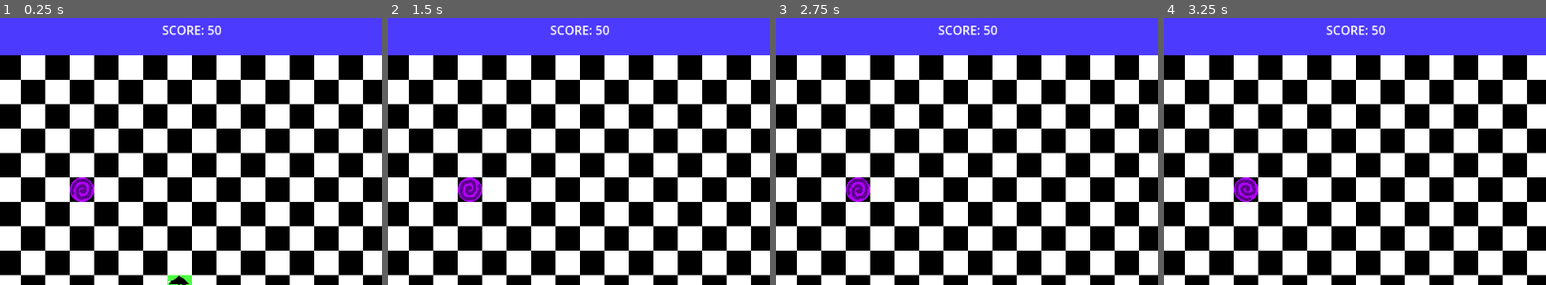
Above: before the commit, frames 1-4 (left to right).
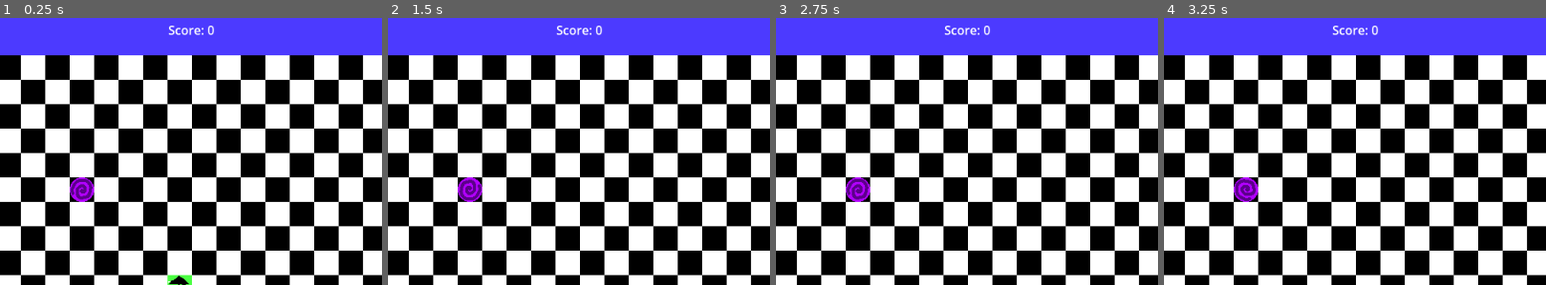
Above: after the commit, the same moments.

Repository: CWmain/looper
Game: Godot game, scene res://Scene/main.tscn
Same seed, same stepped clock (60 frames per second), same inputs: the game is played once before the commit and once after it.
Inputs:
- Up to frame 1 (0.25 s): no input
- Up to frame 2 (1.5 s): tap Enter at 0.5 s; hold D (Right) 0.53-1.28 s; hold S (Down) from 1.28 s (still down)
- Up to frame 3 (2.75 s): release S (Down) at 2.03 s; hold D (Right) from 2.03 s (still down)
- Up to frame 4 (3.25 s): release D (Right) at 2.78 s; hold W (Up) from 2.78 s (still down)
The pictures show only the part of the screen within x 7-57%, y 2-52%; the shares and areas given below are measured in that part.

The runs differ from the first frame. In frame 1, 0.3% of the frame differs, in the area x 42-58%, y 2-7%; in frame 2, 0.3%; in frame 3, 0.3%; in frame 4, 0.3%.
Error after the commit: Invalid access to property or key 'retry' on a base object of type 'null instance'. (res://Scene/main.gd:15)

Commit message:
Loss menu is operational

Diff:
--- a/Objects/Board/board.gd
+++ b/Objects/Board/board.gd
@@ -30,6 +30,8 @@
 var current_portal: Object
 var old_portals: Array
 var usedPortalPositions: Array
+
+signal game_over
 
 func _ready() -> void:
 	tick.timeout.connect(_on_tick)
@@ -165,6 +167,7 @@
 	loopers.clear()
 	old_portals.clear()
 	usedPortalPositions.clear()
+	score = 0
 	if current_portal != null:
 		current_portal.queue_free()
 
@@ -185,7 +188,7 @@
 	tick.stop()
 	# Move portal offscreen before reset to avoid a gray portal
 	current_portal.position = Vector2(-10, -10)
-	new_game()
+	game_over.emit()
 
 func gridToReal(gridPos: Vector2) -> Vector2:
 	var realPos = (gridPos * cell_size)
--- a/Scene/main.gd
+++ b/Scene/main.gd
@@ -7,9 +7,20 @@
 """
 @onready var board: Sprite2D = $Board
 @onready var hud: CanvasLayer = $HUD
+@onready var game_over_screen: CanvasLayer = $GameOverScreen
 
 func _ready() -> void:
 	board.scoreChanged.connect(updateScore)
+	board.game_over.connect(showGameOverScreen)
+	game_over_screen.retry.connect(startNewGame)
 
 func updateScore(value: int) -> void:
 	hud.updateScore(value)
+	game_over_screen.updateDisplayScore(value)
+
+func showGameOverScreen() -> void:
+	game_over_screen.show()
+
+func startNewGame() -> void:
+	game_over_screen.hide()
+	board.new_game()
--- a/Scene/main.tscn
+++ b/Scene/main.tscn
@@ -1,12 +1,16 @@
-[gd_scene load_steps=4 format=3 uid="uid://harsxa8ogk8b"]
+[gd_scene load_steps=5 format=3 uid="uid://harsxa8ogk8b"]
 
 [ext_resource type="Script" uid="uid://e8wrm7edfen1" path="res://Scene/main.gd" id="1_f6udf"]
+[ext_resource type="PackedScene" uid="uid://dgrghbv4n28p3" path="res://UI/game_over_screen/game_over_screen.tscn" id="2_2wwxx"]
 [ext_resource type="PackedScene" uid="uid://c7mh08j832gep" path="res://Objects/Board/board.tscn" id="2_sblpm"]
 [ext_resource type="PackedScene" uid="uid://dj2afyf4bav74" path="res://UI/hud.tscn" id="3_r34rm"]
 
 [node name="Main" type="Node"]
 script = ExtResource("1_f6udf")
 
+[node name="GameOverScreen" parent="." instance=ExtResource("2_2wwxx")]
+visible = false
+
 [node name="HUD" parent="." instance=ExtResource("3_r34rm")]
 
 [node name="Board" parent="." instance=ExtResource("2_sblpm")]
--- a/UI/hud.tscn
+++ b/UI/hud.tscn
@@ -26,6 +26,6 @@
 offset_right = -115.0
 offset_bottom = 63.0
 grow_horizontal = 2
-text = "SCORE: 50"
+text = "Score: 0"
 horizontal_alignment = 1
 vertical_alignment = 1
